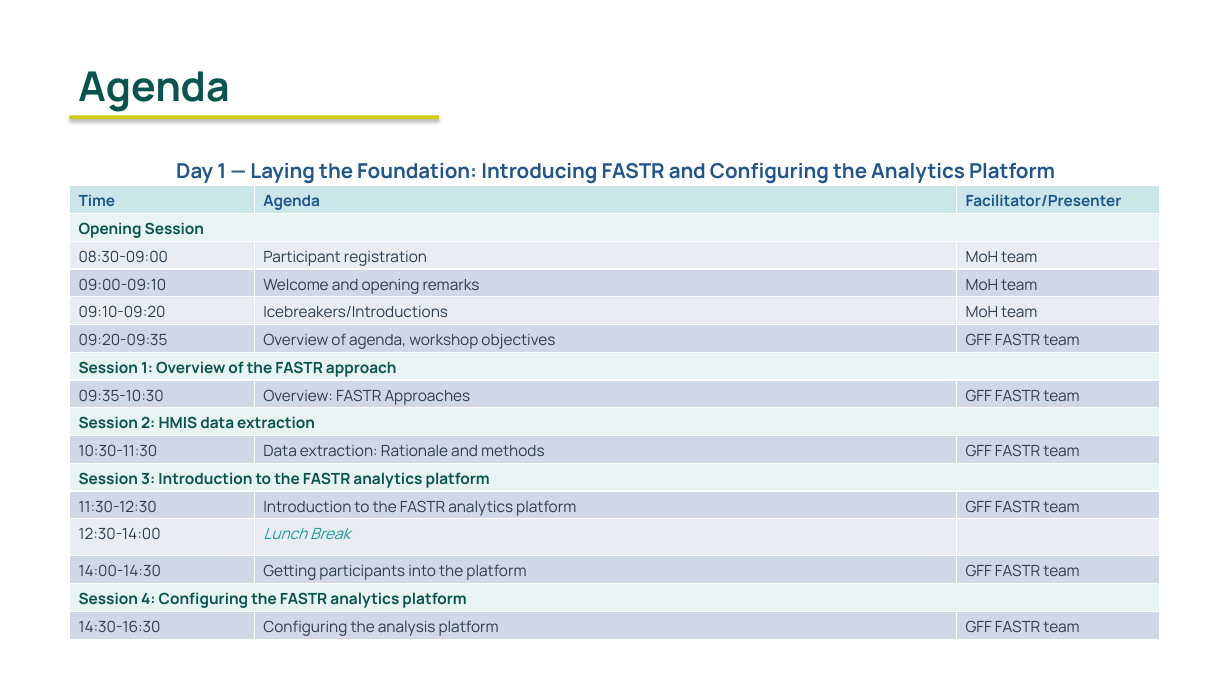
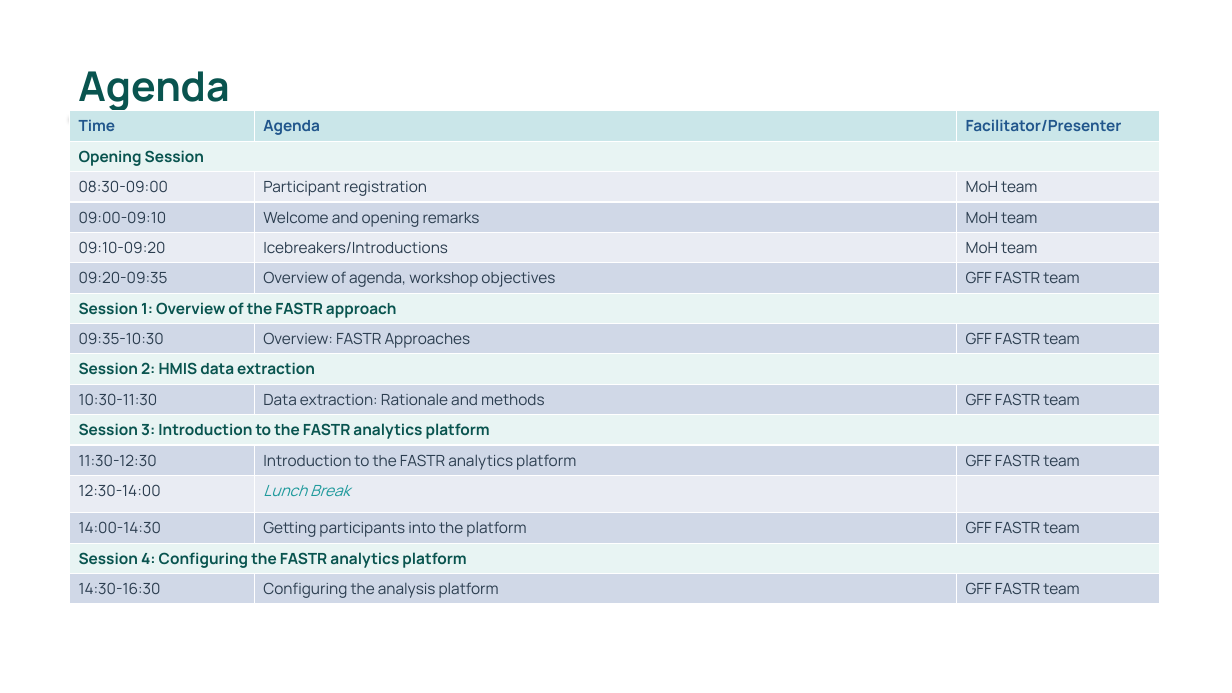
Before and after one commit to FASTR-Analytics/fastr-resource-hub, a slide deck: slide 2 of outputs/2026-zambia_deck.pptx. Drawn at 1232x693 pixels with LibreOffice and Linux fonts; fonts in the diff are those of the drawing. Boxes give left, top, right and bottom in pixels: in the first picture for what was removed or moved away, otherwise in the second. Text is boxed around its words. In the diff, an @@ line names an element or a change of style, - is before the commit and + after.

```diff
--- a/outputs/2026-zambia_deck.pptx
+++ b/outputs/2026-zambia_deck.pptx
@@ table: place and size @@
-table at (69, 186, 1160, 640)
+table at (69, 111, 1160, 602)
@@ text removed at (176, 163, 1055, 184) @@
-Day 1 — Laying the Foundation: Introducing FASTR and Configuring the Analytics Platform
```
Also in this commit, not shown: 17 other slides changed, 1 other file.
